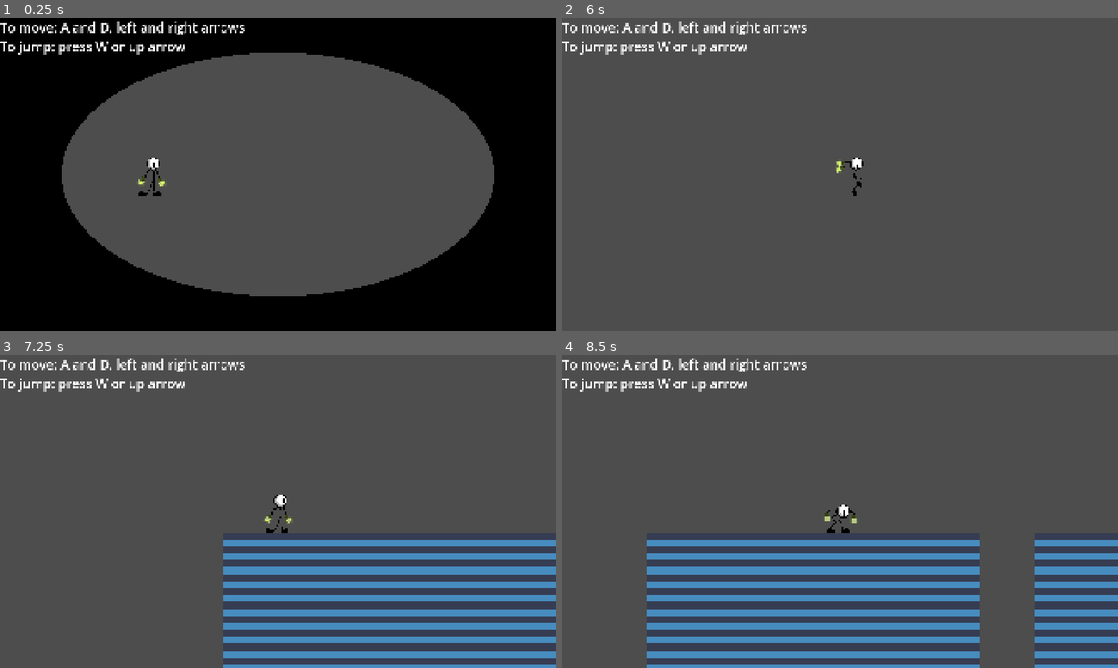
Above: before the commit, frames 1-4 (two rows, left to right).
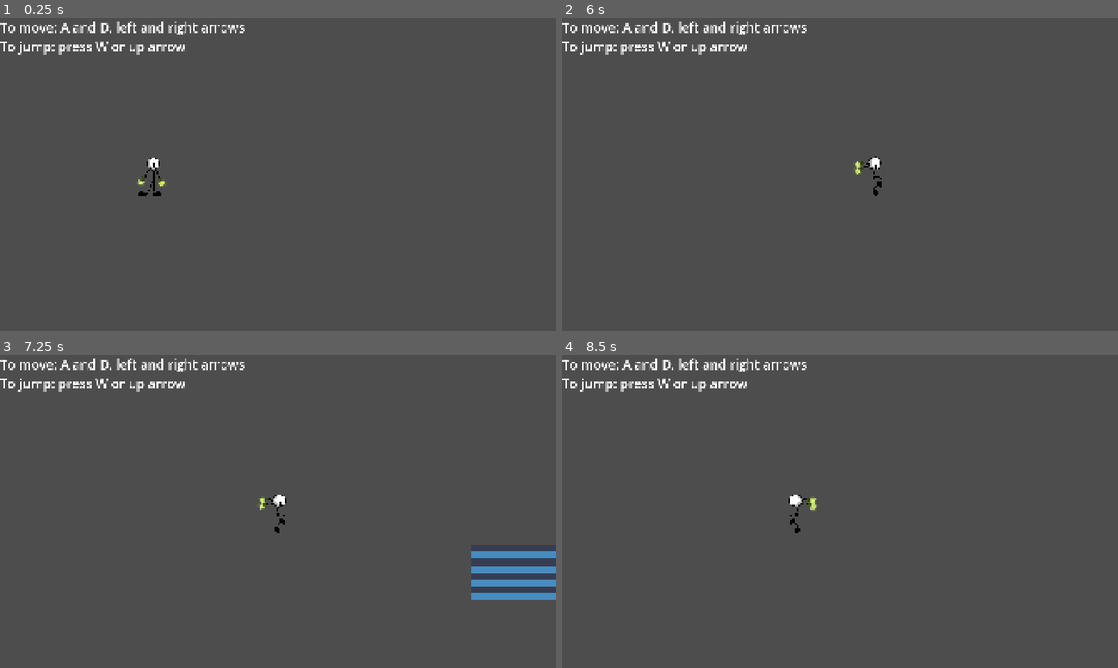
Above: after the commit, the same moments.

Repository: TheTy123456/TSA-TW-REPO
Game: Godot game, scene res://Levels/Scenes/test_level.tscn
Same seed, same stepped clock (60 frames per second), same inputs: the game is played once before the commit and once after it. This scene is started directly instead of the project's main scene. The engine's default icon, where the game draws it, is replaced by a stand-in: a white triangle on a blue panel in a dark square.
Inputs:
- Up to frame 1 (0.25 s): no input
- Up to frame 2 (6 s): tap W (move_up) at 0.5, 1.25, 2, 2.75, 4.25 s; hold Right (move_right) 0.53-1.28 s; hold Shift (sprint) 0.53-1.28 s; hold S (move_down) 1.28-2.03 s; tap Shift (sprint) every 1.5 s from 1.35 to 5.85 s; hold Right (move_right) 2.03-2.78 s; hold Shift (sprint) 2.03-2.78 s; hold W (move_up) 2.78-3.53 s; hold Shift (sprint) 3.53-4.28 s; hold A (move_left) 3.53-5.03 s; hold S (move_down) 5.03-5.78 s; hold Shift (sprint) 5.03-5.78 s; hold Right (move_right) from 5.78 s (still down)
- Up to frame 3 (7.25 s): release Right (move_right) at 6.53 s; hold W (move_up) from 6.53 s (still down); hold Shift (sprint) from 6.53 s (still down)
- Up to frame 4 (8.5 s): release W (move_up) at 7.28 s; release Shift (sprint) at 7.28 s; hold Right (move_right) 7.28-8.03 s; tap Shift (sprint) at 7.35 s; hold S (move_down) from 8.03 s (still down); hold Shift (sprint) from 8.03 s (still down)

The runs differ from the first frame. In frame 1, 52% of the frame differs, in the area x 0-100%, y 0-100%; in frame 2, 0.3%; in frame 3, 12%; in frame 4, 16%.

Commit message:
added another rail

Diff:
--- a/the-stickman-adventure--tech-war-ylp/Levels/Scenes/test_level.tscn
+++ b/the-stickman-adventure--tech-war-ylp/Levels/Scenes/test_level.tscn
@@ -7,6 +7,7 @@
 [ext_resource type="PackedScene" uid="uid://d1aqq35qid7gv" path="res://UI Mechanics/Transitions/Scenes/circle_transition.tscn" id="5_kmo6j"]
 [ext_resource type="PackedScene" uid="uid://cws1ithn2s6tq" path="res://UI Mechanics/Text/text.tscn" id="6_agw3v"]
 [ext_resource type="PackedScene" uid="uid://dj645l5bmvsre" path="res://Mechanics/Scenes/rail.tscn" id="7_3qix0"]
+[ext_resource type="PackedScene" uid="uid://ccjbpwt4m3p1g" path="res://Mechanics/Scenes/rail_2_test_level.tscn" id="8_wtpou"]
 
 [sub_resource type="TileSetAtlasSource" id="TileSetAtlasSource_1c2mv"]
 texture = ExtResource("2_agw3v")
@@ -57,10 +58,27 @@
 shape = SubResource("RectangleShape2D_rrtyo")
 
 [node name="Transitions" parent="." unique_id=938060551 instance=ExtResource("5_kmo6j")]
+visible = false
 
 [node name="Instructions" parent="." unique_id=1816361871 instance=ExtResource("6_agw3v")]
 
 [node name="Rail" parent="." unique_id=795965899 instance=ExtResource("7_3qix0")]
 position = Vector2(-2173, -699)
 
+[node name="Rail2_TestLevel" parent="." unique_id=1340059472 instance=ExtResource("8_wtpou")]
+position = Vector2(-3785, 939)
+
+[node name="Path2D" parent="Rail2_TestLevel" index="0" unique_id=1529989368]
+position = Vector2(216.04205, -121)
+scale = Vector2(1.000701, 1)
+
+[node name="PathFollow2D" parent="Rail2_TestLevel/Path2D" index="0" unique_id=644908295]
+position = Vector2(5285.253, -860)
+rotation = 0.024100639
+
+[node name="CollisionPolygon2D" parent="Rail2_TestLevel/Area2D" parent_id_path=PackedInt32Array(1340059472, 1458223653) index="0" unique_id=1339632946]
+polygon = PackedVector2Array(319, -672, 647, -839, 1699, -579, 2627, -700, 2767, -756, 2267, -687, 1557, -697, 560, -995, 211, -770, 50, -208, 617, 595, 1761, 679, 2186, 248, 3634, 684, 5227, 345, 6114, 595, 6790, 554, 7398, 380, 7559, -442, 7285, -741, 6693, -966, 5457, -1039, 5423, -946, 6572, -770, 7114, -619, 7383, -261, 7187, 184, 6453, 419, 5080, 135, 4443, 336, 3671, 443, 2393, 71, 2022, 86, 1425, 448, 1023, 468, 520, 233, 226, -217)
+
 [connection signal="body_entered" from="FallDeathArea" to="Stick" method="_on_fall_death_area_body_entered"]
+
+[editable path="Rail2_TestLevel"]
--- /dev/null
+++ b/the-stickman-adventure--tech-war-ylp/Mechanics/Scenes/rail_2_test_level.tscn
@@ -0,0 +1,29 @@
+[gd_scene format=3 uid="uid://ccjbpwt4m3p1g"]
+
+[ext_resource type="Script" uid="uid://dnmu1xaqvogh1" path="res://Mechanics/Scripts/rail.gd" id="1_nkwut"]
+
+[sub_resource type="Curve2D" id="Curve2D_rrtyo"]
+_data = {
+"points": PackedVector2Array(0, 0, 0, 0, 5285.253, -860, -267.72522, -291.55225, 267.72522, 291.55225, 7065, -532, 244.1024, -323.0714, -244.1024, 323.0714, 7073, 318, 370.09073, 7.879791, -370.09073, -7.879791, 6059, 612, 0, 0, 0, 0, 5106, 309, 417.33636, 7.879791, -417.33636, -7.879791, 3494, 647, 393.71353, 15.759582, -393.71353, -15.759582, 2029, 257, 425.21063, 39.398952, -425.21063, -39.398952, 980, 751, 0, 0, 0, 0, 191, 300, -34.671078, 329.37524, 0, 0, -60, -306, -650.0827, -346.7108, 650.0827, 346.7108, 720, -696, 0, 0, 0, 0, 2521.1907, -626)
+}
+point_count = 12
+
+[node name="Rail2_TestLevel" type="Node2D" unique_id=795965899]
+script = ExtResource("1_nkwut")
+rail_speed = 600.0
+
+[node name="Path2D" type="Path2D" parent="." unique_id=1529989368]
+position = Vector2(-126, 24)
+curve = SubResource("Curve2D_rrtyo")
+
+[node name="PathFollow2D" type="PathFollow2D" parent="Path2D" unique_id=644908295]
+position = Vector2(6441, -714)
+rotation = 0.2837941
+
+[node name="Area2D" type="Area2D" parent="." unique_id=1458223653]
+collision_layer = 4
+collision_mask = 3
+
+[node name="CollisionPolygon2D" type="CollisionPolygon2D" parent="Area2D" unique_id=1339632946]
+
+[connection signal="body_entered" from="Area2D" to="." method="_on_area_2d_body_entered"]
